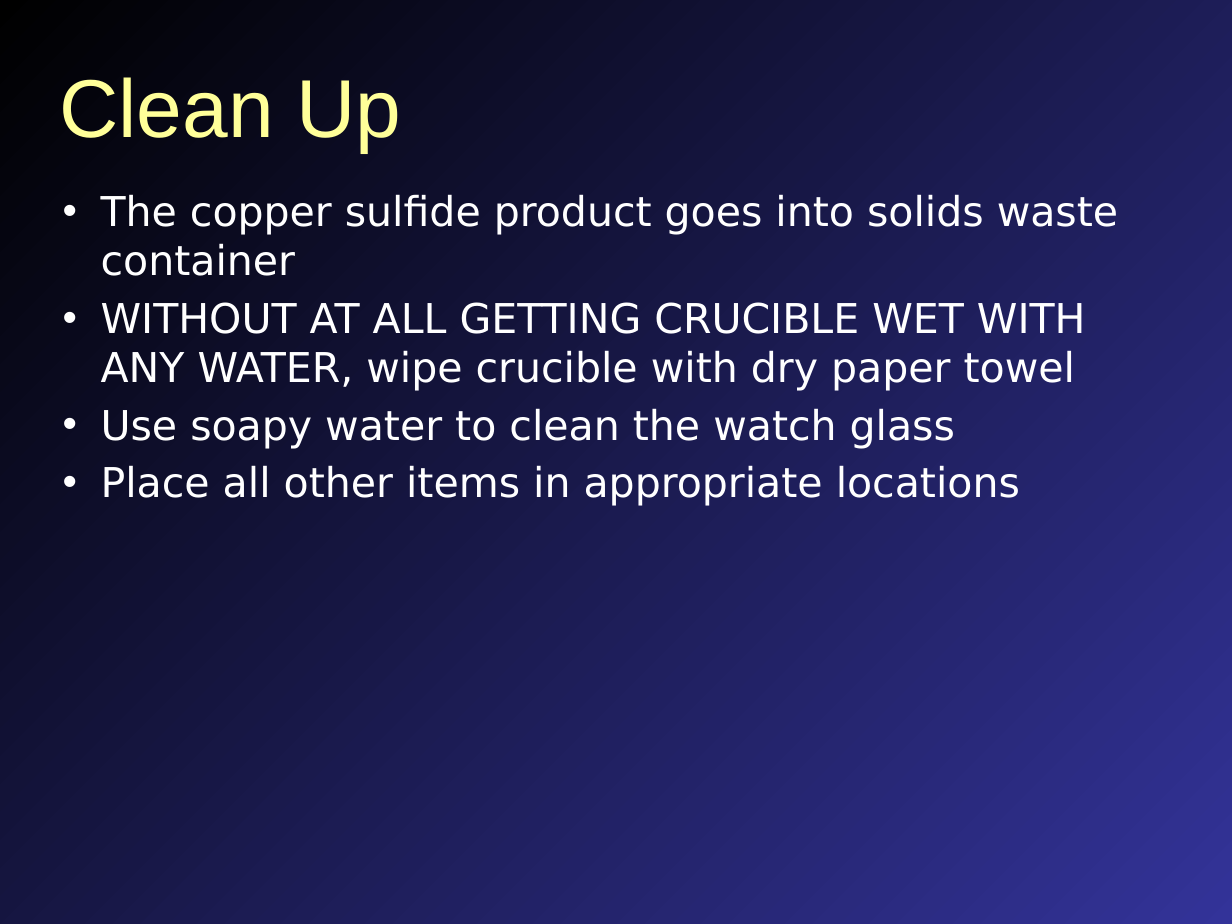
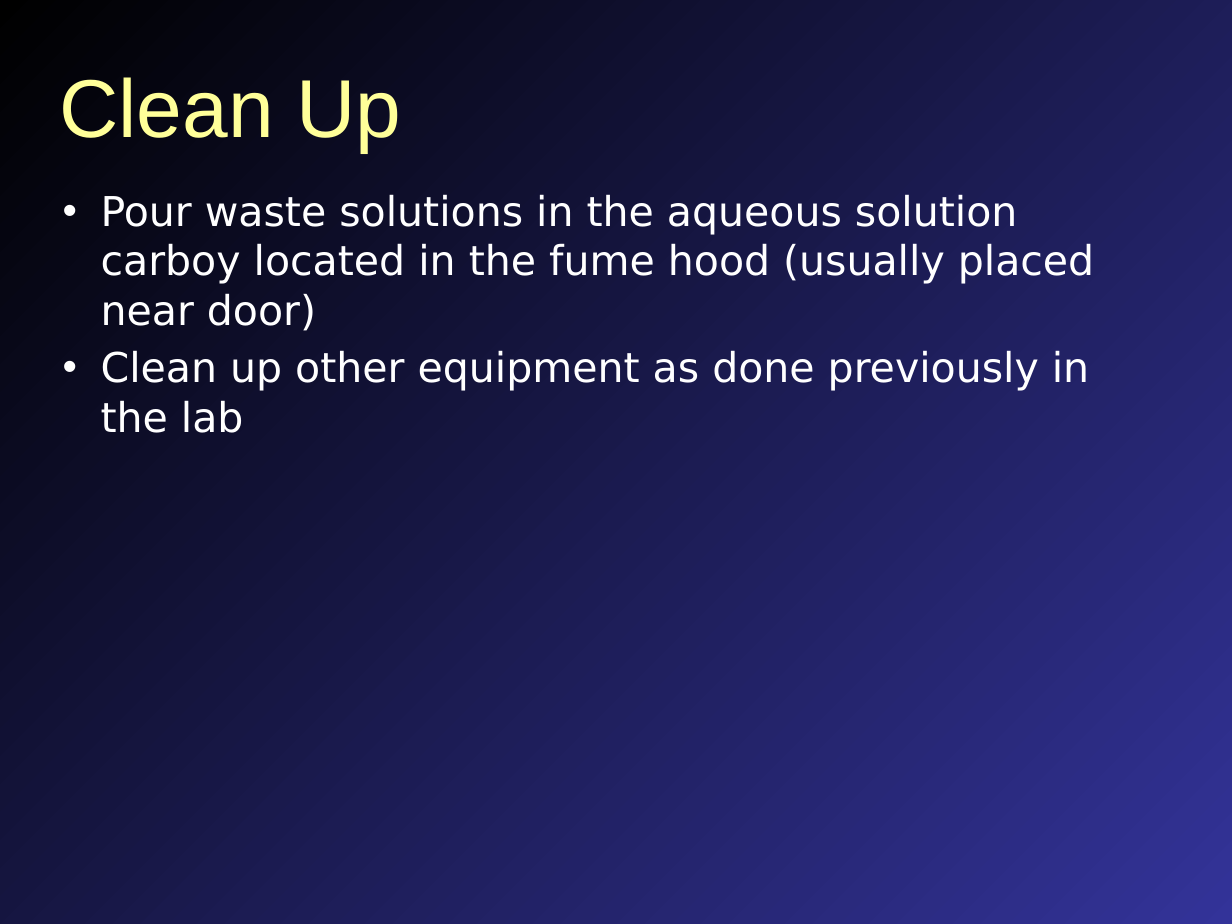
Before and after one commit to profmitch/profmitch.github.io, a slide deck: slide 17 of Teaching/Chemistry/Labs/FCC Chem 3A Expt 12b Determination of Citric Acid in Soda.pptx. Drawn at 1232x924 pixels with LibreOffice and Linux fonts; fonts in the diff are those of the drawing. Boxes give left, top, right and bottom in pixels: in the first picture for what was removed or moved away, otherwise in the second. Text is boxed around its words. In the diff, an @@ line names an element or a change of style, - is before the commit and + after.

```diff
--- a/Teaching/Chemistry/Labs/FCC Chem 3A Expt 12b Determination of Citric Acid in Soda.pptx
+++ b/Teaching/Chemistry/Labs/FCC Chem 3A Expt 12b Determination of Citric Acid in Soda.pptx
@@ text at (101, 194, 1094, 433): text changed @@
-• The copper sulfide product goes into solids waste container
-• WITHOUT AT ALL GETTING CRUCIBLE WET WITH ANY WATER, wipe crucible with dry paper towel
-• Use soapy water to clean the watch glass
-• Place all other items in appropriate locations
+• Pour waste solutions in the aqueous solution carboy located in the fume hood (usually placed near door)
+• Clean up other equipment as done previously in the lab
```
Also in this commit, not shown: 9 other files.
